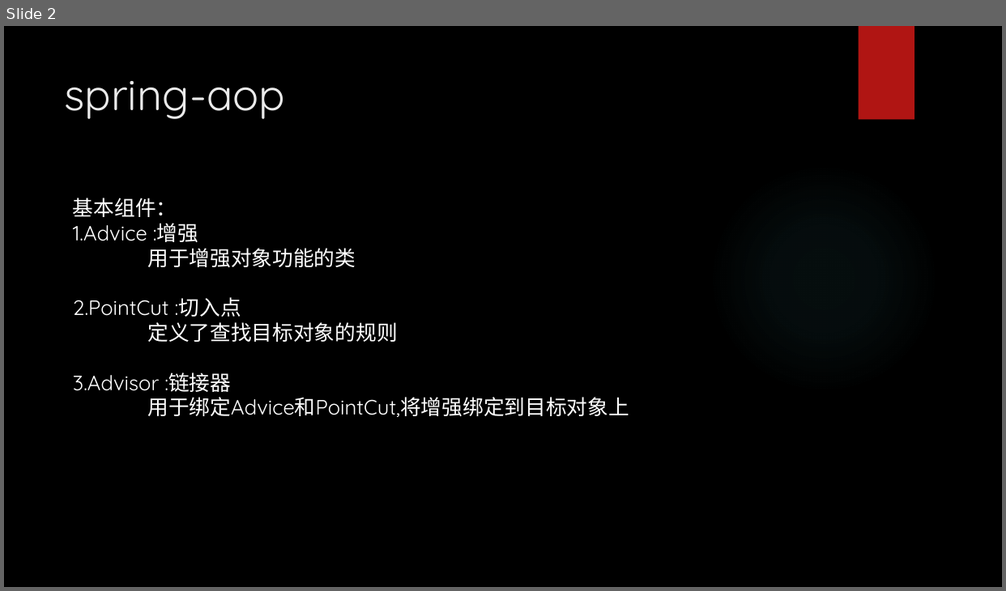
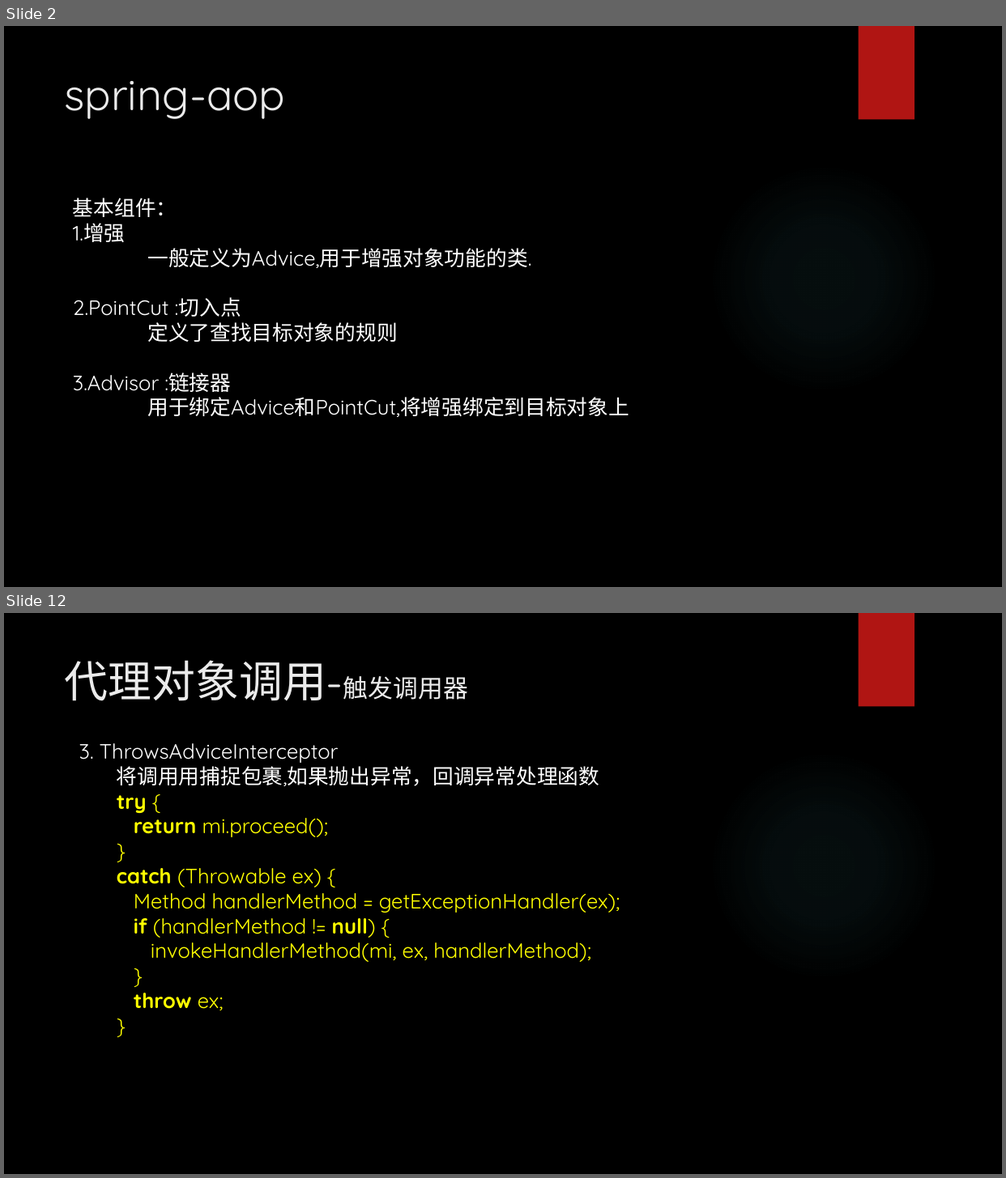
Before and after one commit to liuniudun/doc, a slide deck: Spring-aop.pptx. Shown one above the other, each under a label of ours: slide 2 before the commit, slides 2 and 12 after it; the slides between them are not shown. The pictures are 1006x591 and 1006x1178 pixels, drawn with LibreOffice and Linux fonts; fonts in the diff are those of the drawing; background and template pictures are left out. Boxes give left, top, right and bottom in pixels: in the first picture for what was removed or moved away, otherwise in the second. Text is boxed around its words. In the diff, an @@ line names an element or a change of style, - is before the commit and + after.

```diff
--- a/Spring-aop.pptx
+++ b/Spring-aop.pptx
@@ slide 12 added at (4,613,1002,1174), background picture (left out); not listed: 2 template elements that a slide beside it also shows @@
@@ title added at (65,660,468,701), 42 pt, text #EBEBEB @@
+代理对象调用-触发调用器
@@ text added at (79,743,620,1011), 20 pt, text #FFFF00 @@
+3. ThrowsAdviceInterceptor
+将调用用捕捉包裹,如果抛出异常，回调异常处理函数
+try {
+return mi.proceed();
+}
+catch (Throwable ex) {
+Method handlerMethod = getExceptionHandler(ex);
+if (handlerMethod != null) {
+invokeHandlerMethod(mi, ex, handlerMethod);
+}
+throw ex;
+}
@@ slide 2 changed as well @@
@@ text at (73,223,531,268): text changed @@
-1.Advice :增强
-用于增强对象功能的类
+1.增强
+一般定义为Advice,用于增强对象功能的类.
```
Also in this commit, not shown: 1 other slide changed, 9 other slides added, 1 other file.
